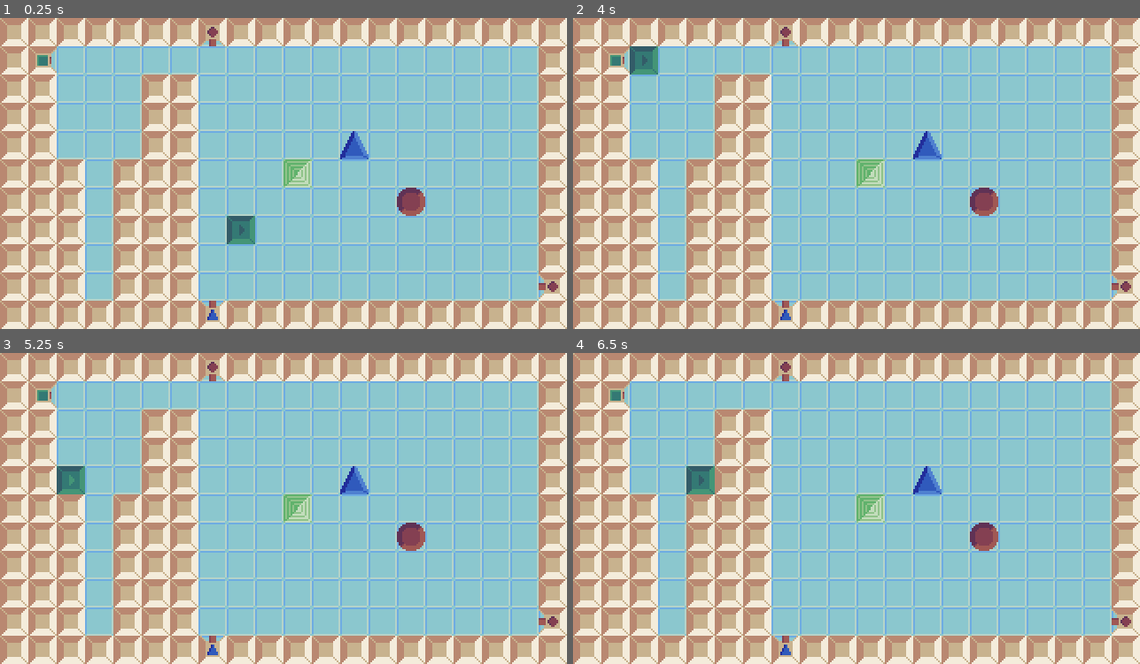
Above: before the commit, frames 1-4 (two rows, left to right).
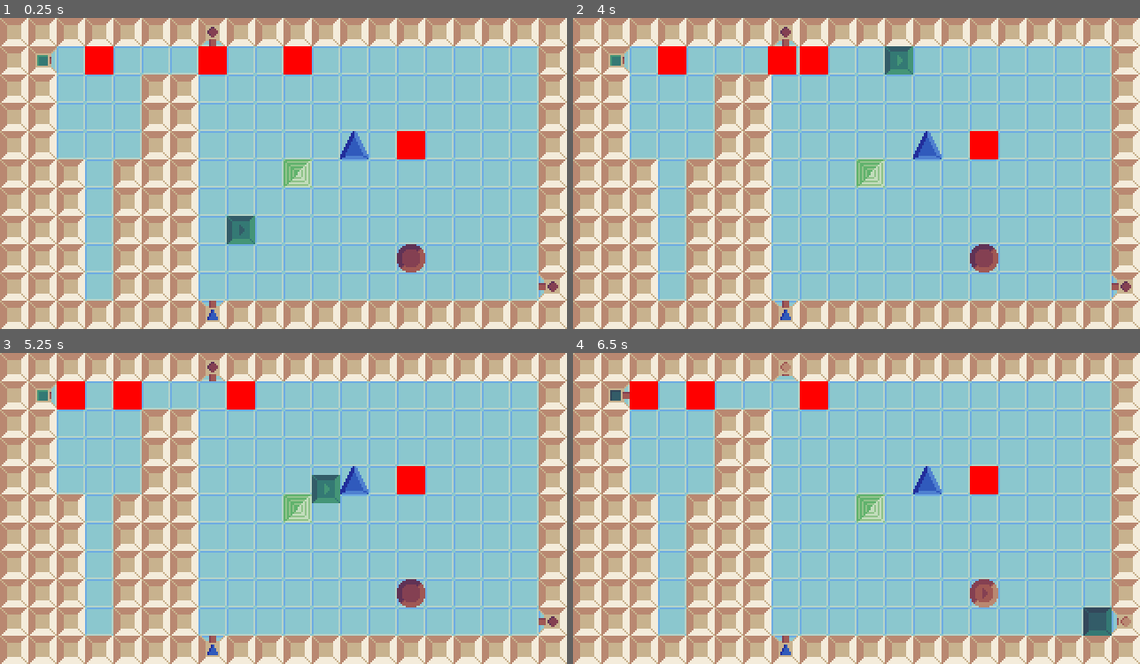
Above: after the commit, the same moments.

Repository: PipouwPieuw/slider
Game: Godot game, scene res://Main.tscn
The game is run twice, just before and just after one commit, with the same random seed, the same clock (stepped at 60 frames per second) and the same inputs.
Inputs:
- Up to frame 1 (0.25 s): no input
- Up to frame 2 (4 s): tap Enter at 0.5, 2, 3.5 s; hold Right (ui_right) 0.53-1.28 s; tap Space at 1.25, 2.75 s; hold Down (ui_down) 1.28-2.03 s; hold Right (ui_right) 2.03-2.78 s; hold Up (ui_up) 2.78-3.53 s; hold Left (ui_left) from 3.53 s (still down)
- Up to frame 3 (5.25 s): tap Space at 5 s; release Left (ui_left) at 5.03 s; hold Down (ui_down) from 5.03 s (still down)
- Up to frame 4 (6.5 s): release Down (ui_down) at 5.78 s; hold Right (ui_right) from 5.78 s (still down)

The runs differ from the first frame. In frame 1, 2.6% of the frame differs, in the area x 15-75%, y 9-82%; in frame 2, 3.5%; in frame 3, 3.5%; in frame 4, 3.7%, in the area x 6-99%, y 2-91%.

Commit message:
Ajout pushables

Diff:
--- a/Main.gd
+++ b/Main.gd
@@ -26,7 +26,7 @@
 			move_objects("movables" + playerType, [0, 1])
 
 func move_objects(groupName, dir):
-	get_tree().call_group(groupName, "startMoving", dir)
+	get_tree().call_group(groupName, "start_moving", dir)
 
 func change_player(type):
 	playerType = type
--- a/entities/blocs/Movable.gd
+++ b/entities/blocks/KineticBlock.gd
@@ -1,6 +1,4 @@
 extends KinematicBody2D
-
-export(String, "Square", "Circle", "Triangle") var blocType = "Square"
 
 signal startMoving
 signal endMoving
@@ -33,9 +31,6 @@
 var _err
 
 func _ready():
-	sprite.animation = blocType + "Off"
-	add_to_group("movables")
-	add_to_group("movables" + blocType)
 	_err = connect("startMoving", get_node("/root/Main"), "start_moving")
 	_err = connect("endMoving", get_node("/root/Main"), "end_moving")
 	gameplayType = get_parent().gameplayType
@@ -50,7 +45,7 @@
 	checkCollisionStepBottom.cast_to.y = GRID_STEP
 	checkCollisionStepTop.cast_to.y = -GRID_STEP
 
-func startMoving(dir):
+func start_moving(dir):
 	if !moving:
 		direction = dir
 		match gameplayType:
@@ -63,8 +58,6 @@
 				# Calculate destination point to step to
 				set_active_raycast()
 				set_target_point_step()
-			"Fall":
-				pass
 		currentPoint = position
 		# Set trigger position
 		trigger.position.x = GRID_STEP * direction[0]
@@ -74,16 +67,20 @@
 		# Start moving
 		moving = true
 
-func stopMoving():
+func stop_moving():
 	moving = false
 	speed = 0
-	direction = [0, 0]
 	# Set trigger position
 	trigger.position.x = 0
 	trigger.position.y = 0
 	remove_from_group("isMoving")
 	if get_tree().get_nodes_in_group("isMoving").empty():
 		emit_signal("endMoving")
+	if activeRaycastStep.is_colliding():
+		var collider = activeRaycastStep.get_collider()
+		if(collider.is_in_group("pushables")):
+			collider.start_moving(direction)
+	direction = [0, 0]
 
 func _physics_process(delta):
 	if moving:
@@ -94,13 +91,8 @@
 		position = position.move_toward(targetPoint, speed)
 		# Stop moving if destination reached
 		if position == targetPoint:
-			stopMoving()
+			stop_moving()
 
-func activate_movable():
-	sprite.animation = blocType + "On"
-
-func deactivate_movable():
-	sprite.animation = blocType + "Off"
 
 func set_active_raycast():
 	if direction[0] == 1:
@@ -117,6 +109,7 @@
 		activeRaycastStep = checkCollisionStepTop
 
 func set_target_point_slide():
+	var blocType = get_block_type()
 	var collisionPoint = []
 	# Get position of closest obstacle. If movable bloc is on the way,
 	# ignore it and store it for later
@@ -147,6 +140,7 @@
 	targetPoint = (Vector2(int(round(collisionPoint[0])), int(round(collisionPoint[1]))))
 
 func set_target_point_step():
+	var blocType = get_block_type()
 	targetPoint = position
 	if !activeRaycastStep.is_colliding():
 		if direction[0] != 0:
@@ -192,3 +186,9 @@
 		elif direction[1] == -1:
 			if position.y - (collidersAmount * GRID_STEP) > collisionPoint[1]:
 				targetPoint[1] = position.y - GRID_STEP
+
+func get_block_type():
+	if is_in_group("movables"):
+		return self.blocType
+	else:
+		return "Static"
--- /dev/null
+++ b/entities/blocks/Movable.gd
@@ -0,0 +1,14 @@
+extends "res://entities/blocks/KineticBlock.gd"
+
+export(String, "Square", "Circle", "Triangle") var blocType = "Square"
+
+func _ready():
+	sprite.animation = blocType + "Off"
+	add_to_group("movables")
+	add_to_group("movables" + blocType)
+
+func activate_movable():
+	sprite.animation = blocType + "On"
+
+func deactivate_movable():
+	sprite.animation = blocType + "Off"
--- a/entities/blocs/Movable.tscn
+++ b/entities/blocks/Movable.tscn
@@ -1,47 +1,47 @@
 [gd_scene load_steps=14 format=2]
 
-[ext_resource path="res://entities/blocs/Movable.gd" type="Script" id=1]
-[ext_resource path="res://assets/sprites/blocs/circleOff.png" type="Texture" id=2]
-[ext_resource path="res://assets/sprites/blocs/squareOff.png" type="Texture" id=3]
-[ext_resource path="res://assets/sprites/blocs/triangleOff.png" type="Texture" id=4]
-[ext_resource path="res://assets/sprites/blocs/circleOn01.png" type="Texture" id=5]
-[ext_resource path="res://assets/sprites/blocs/circleOn02.png" type="Texture" id=6]
-[ext_resource path="res://assets/sprites/blocs/squareOn02.png" type="Texture" id=7]
-[ext_resource path="res://assets/sprites/blocs/triangleOn02.png" type="Texture" id=8]
-[ext_resource path="res://assets/sprites/blocs/squareOn01.png" type="Texture" id=9]
-[ext_resource path="res://assets/sprites/blocs/triangleOn01.png" type="Texture" id=10]
+[ext_resource path="res://assets/sprites/blocs/circleOff.png" type="Texture" id=1]
+[ext_resource path="res://assets/sprites/blocs/circleOn02.png" type="Texture" id=2]
+[ext_resource path="res://assets/sprites/blocs/squareOn01.png" type="Texture" id=3]
+[ext_resource path="res://entities/blocks/Movable.gd" type="Script" id=4]
+[ext_resource path="res://assets/sprites/blocs/triangleOff.png" type="Texture" id=5]
+[ext_resource path="res://assets/sprites/blocs/triangleOn02.png" type="Texture" id=6]
+[ext_resource path="res://assets/sprites/blocs/circleOn01.png" type="Texture" id=7]
+[ext_resource path="res://assets/sprites/blocs/triangleOn01.png" type="Texture" id=8]
+[ext_resource path="res://assets/sprites/blocs/squareOff.png" type="Texture" id=9]
+[ext_resource path="res://assets/sprites/blocs/squareOn02.png" type="Texture" id=10]
 
 [sub_resource type="SpriteFrames" id=1]
 animations = [ {
-"frames": [ ExtResource( 9 ), ExtResource( 7 ) ],
+"frames": [ ExtResource( 3 ), ExtResource( 10 ) ],
 "loop": true,
 "name": "SquareOn",
 "speed": 1.0
 }, {
-"frames": [ ExtResource( 2 ) ],
+"frames": [ ExtResource( 1 ) ],
 "loop": true,
 "name": "CircleOff",
 "speed": 5.0
 }, {
-"frames": [ ExtResource( 10 ), ExtResource( 8 ) ],
+"frames": [ ExtResource( 9 ) ],
+"loop": true,
+"name": "SquareOff",
+"speed": 5.0
+}, {
+"frames": [ ExtResource( 7 ), ExtResource( 2 ) ],
+"loop": true,
+"name": "CircleOn",
+"speed": 1.0
+}, {
+"frames": [ ExtResource( 8 ), ExtResource( 6 ) ],
 "loop": true,
 "name": "TriangleOn",
 "speed": 1.0
 }, {
-"frames": [ ExtResource( 4 ) ],
+"frames": [ ExtResource( 5 ) ],
 "loop": true,
 "name": "TriangleOff",
 "speed": 5.0
-}, {
-"frames": [ ExtResource( 3 ) ],
-"loop": true,
-"name": "SquareOff",
-"speed": 5.0
-}, {
-"frames": [ ExtResource( 5 ), ExtResource( 6 ) ],
-"loop": true,
-"name": "CircleOn",
-"speed": 1.0
 } ]
 
 [sub_resource type="RectangleShape2D" id=2]
@@ -54,7 +54,7 @@
 collision_layer = 5
 collision_mask = 0
 collision/safe_margin = 0.001
-script = ExtResource( 1 )
+script = ExtResource( 4 )
 
 [node name="Sprite" type="AnimatedSprite" parent="."]
 frames = SubResource( 1 )
--- /dev/null
+++ b/entities/blocks/Pushable.gd
@@ -0,0 +1,4 @@
+extends "res://entities/blocks/KineticBlock.gd"
+
+func _ready():
+	add_to_group("pushables")
--- /dev/null
+++ b/entities/blocks/Pushable.tscn
@@ -0,0 +1,67 @@
+[gd_scene load_steps=4 format=2]
+
+[ext_resource path="res://entities/blocks/Pushable.gd" type="Script" id=1]
+
+[sub_resource type="RectangleShape2D" id=1]
+extents = Vector2( 8, 8 )
+
+[sub_resource type="RectangleShape2D" id=2]
+extents = Vector2( 8, 8 )
+
+[node name="Pushable" type="KinematicBody2D"]
+script = ExtResource( 1 )
+
+[node name="Sprite" type="Sprite" parent="."]
+
+[node name="ColorRect" type="ColorRect" parent="."]
+margin_left = -8.0
+margin_top = -8.0
+margin_right = 8.0
+margin_bottom = 8.0
+color = Color( 1, 0.00392157, 0.00392157, 1 )
+__meta__ = {
+"_edit_use_anchors_": false
+}
+
+[node name="CollisionShape2D" type="CollisionShape2D" parent="."]
+shape = SubResource( 1 )
+
+[node name="Trigger" type="Area2D" parent="."]
+collision_layer = 6
+collision_mask = 6
+
+[node name="CollisionShape2D" type="CollisionShape2D" parent="Trigger"]
+scale = Vector2( 0.8, 0.8 )
+shape = SubResource( 2 )
+
+[node name="CheckCollisionTop" type="RayCast2D" parent="."]
+enabled = true
+cast_to = Vector2( 0, 0 )
+
+[node name="CheckCollisionRight" type="RayCast2D" parent="."]
+enabled = true
+cast_to = Vector2( 0, 0 )
+
+[node name="CheckCollisionBottom" type="RayCast2D" parent="."]
+enabled = true
+cast_to = Vector2( 0, 0 )
+
+[node name="CheckCollisionLeft" type="RayCast2D" parent="."]
+enabled = true
+cast_to = Vector2( 0, 0 )
+
+[node name="CheckCollisionStepTop" type="RayCast2D" parent="."]
+enabled = true
+cast_to = Vector2( 0, 0 )
+
+[node name="CheckCollisionStepRight" type="RayCast2D" parent="."]
+enabled = true
+cast_to = Vector2( 0, 0 )
+
+[node name="CheckCollisionStepBottom" type="RayCast2D" parent="."]
+enabled = true
+cast_to = Vector2( 0, 0 )
+
+[node name="CheckCollisionStepLeft" type="RayCast2D" parent="."]
+enabled = true
+cast_to = Vector2( 0, 0 )
--- a/entities/blocs/Pushable.tscn
+++ /dev/null
@@ -1,9 +0,0 @@
-[gd_scene load_steps=2 format=2]
-
-[sub_resource type="RectangleShape2D" id=1]
-extents = Vector2( 8, 8 )
-
-[node name="Pushable" type="KinematicBody2D"]
-
-[node name="CollisionShape2D" type="CollisionShape2D" parent="."]
-shape = SubResource( 1 )
--- a/levels/0003.tscn
+++ b/levels/0003.tscn
@@ -1,8 +1,9 @@
 [gd_scene load_steps=4 format=2]
 
 [ext_resource path="res://levels/Template.tscn" type="PackedScene" id=1]
-[ext_resource path="res://entities/blocs/Movable.tscn" type="PackedScene" id=2]
+[ext_resource path="res://entities/blocks/Movable.tscn" type="PackedScene" id=2]
 [ext_resource path="res://boxes/SwitchPlayer.tscn" type="PackedScene" id=3]
+
 
 [node name="Level" instance=ExtResource( 1 )]
 
--- a/levels/0005.tscn
+++ b/levels/0005.tscn
@@ -1,8 +1,9 @@
 [gd_scene load_steps=4 format=2]
 
 [ext_resource path="res://boxes/SwitchPlayer.tscn" type="PackedScene" id=1]
-[ext_resource path="res://entities/blocs/Movable.tscn" type="PackedScene" id=2]
+[ext_resource path="res://entities/blocks/Movable.tscn" type="PackedScene" id=2]
 [ext_resource path="res://levels/Template.tscn" type="PackedScene" id=3]
+
 
 [node name="Level" instance=ExtResource( 3 )]
 
--- a/levels/0006.tscn
+++ b/levels/0006.tscn
@@ -1,8 +1,9 @@
 [gd_scene load_steps=4 format=2]
 
-[ext_resource path="res://entities/blocs/Movable.tscn" type="PackedScene" id=1]
+[ext_resource path="res://entities/blocks/Movable.tscn" type="PackedScene" id=1]
 [ext_resource path="res://levels/Template.tscn" type="PackedScene" id=2]
 [ext_resource path="res://boxes/SwitchPlayer.tscn" type="PackedScene" id=3]
+
 
 [node name="Level" instance=ExtResource( 2 )]
 
--- a/levels/0007.tscn
+++ b/levels/0007.tscn
@@ -2,7 +2,8 @@
 
 [ext_resource path="res://levels/Template.tscn" type="PackedScene" id=1]
 [ext_resource path="res://boxes/SwitchPlayer.tscn" type="PackedScene" id=2]
-[ext_resource path="res://entities/blocs/Movable.tscn" type="PackedScene" id=3]
+[ext_resource path="res://entities/blocks/Movable.tscn" type="PackedScene" id=3]
+
 
 [node name="Level" instance=ExtResource( 1 )]
 
--- a/levels/Template.tscn
+++ b/levels/Template.tscn
@@ -1,9 +1,10 @@
 [gd_scene load_steps=5 format=2]
 
 [ext_resource path="res://boxes/WinBox.tscn" type="PackedScene" id=1]
-[ext_resource path="res://entities/blocs/Movable.tscn" type="PackedScene" id=2]
+[ext_resource path="res://entities/blocks/Movable.tscn" type="PackedScene" id=2]
 [ext_resource path="res://levels/Template.gd" type="Script" id=3]
 [ext_resource path="res://layout/tilemapSand.tscn" type="PackedScene" id=4]
+
 
 [node name="Level" type="Node2D"]
 script = ExtResource( 3 )
--- a/levels/test.tscn
+++ b/levels/test.tscn
@@ -1,8 +1,9 @@
-[gd_scene load_steps=4 format=2]
+[gd_scene load_steps=5 format=2]
 
 [ext_resource path="res://levels/Template.tscn" type="PackedScene" id=1]
-[ext_resource path="res://entities/blocs/Movable.tscn" type="PackedScene" id=2]
+[ext_resource path="res://entities/blocks/Movable.tscn" type="PackedScene" id=2]
 [ext_resource path="res://boxes/SwitchPlayer.tscn" type="PackedScene" id=3]
+[ext_resource path="res://entities/blocks/Pushable.tscn" type="PackedScene" id=4]
 
 [node name="Level" instance=ExtResource( 1 )]
 
@@ -31,9 +32,21 @@
 position = Vector2( 136, 120 )
 
 [node name="Movable2" parent="." index="7" instance=ExtResource( 2 )]
-position = Vector2( 232, 104 )
+position = Vector2( 232, 136 )
 blocType = "Circle"
 
 [node name="Movable3" parent="." index="8" instance=ExtResource( 2 )]
 position = Vector2( 200, 72 )
 blocType = "Triangle"
+
+[node name="Pushable" parent="." index="9" instance=ExtResource( 4 )]
+position = Vector2( 168, 24 )
+
+[node name="Pushable2" parent="." index="10" instance=ExtResource( 4 )]
+position = Vector2( 56, 24 )
+
+[node name="Pushable3" parent="." index="11" instance=ExtResource( 4 )]
+position = Vector2( 120, 24 )
+
+[node name="Pushable4" parent="." index="12" instance=ExtResource( 4 )]
+position = Vector2( 232, 72 )
